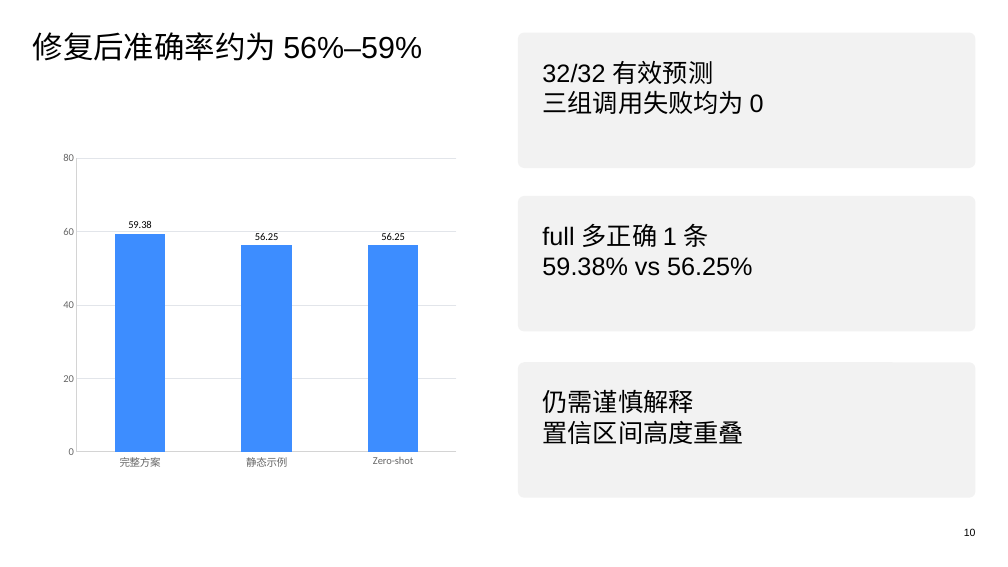
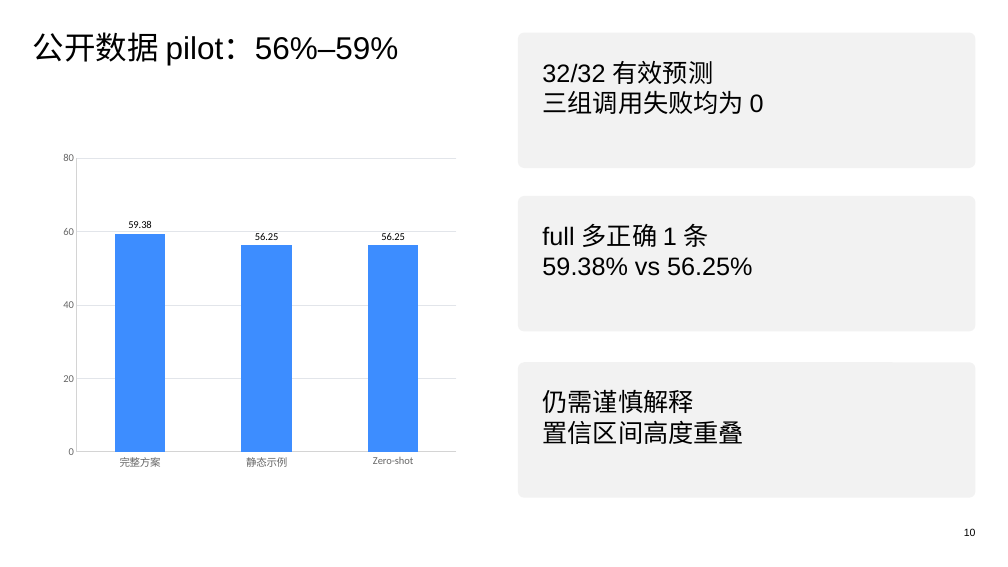
Before and after one commit to n0rk1n/HDU-erc, a slide deck: slide 10 of deliverables/advisor_full_summary_20260728/emotion_chatbot_ablation_report.pptx. Drawn at 1008x567 pixels with LibreOffice and Linux fonts; fonts in the diff are those of the drawing. Boxes give left, top, right and bottom in pixels: in the first picture for what was removed or moved away, otherwise in the second. Text is boxed around its words. In the diff, an @@ line names an element or a change of style, - is before the commit and + after.

```diff
--- a/deliverables/advisor_full_summary_20260728/emotion_chatbot_ablation_report.pptx
+++ b/deliverables/advisor_full_summary_20260728/emotion_chatbot_ablation_report.pptx
@@ text at box(33, 32, 399, 65): text changed; size 29 to 30 pt @@
-修复后准确率约为 56%–59%
+公开数据 pilot：56%–59%
```
Also in this commit, not shown: 8 other slides changed, 37 other files.
